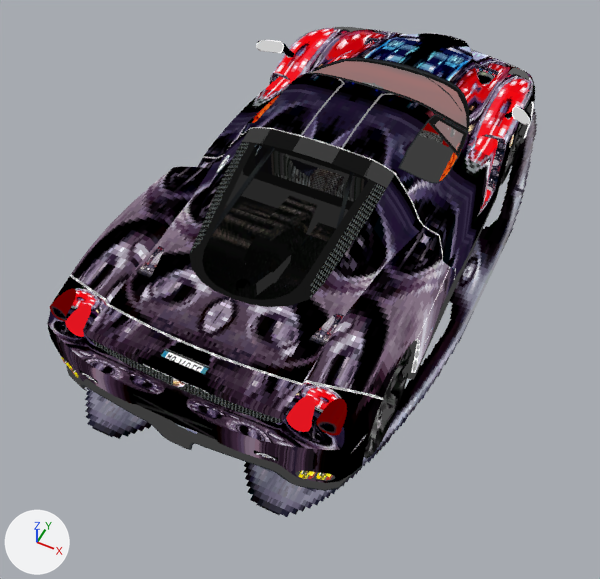
A saved change to the glTF model site/public/outrun-2006-xbox/objects/plcar-fx.glb.
Both versions are drawn from a 50 mm camera at (1.76, -4.15, 4.44) aimed at (-0.01, -0.61, 0.01). The axes (+X, +Y, +Z) are drawn at lower left. The lights are the same throughout. The older version comes first. Vertices at exactly the same position are counted once.

Script lines for the objects in view, before the commit:
```python
me_car = bpy.data.meshes.new('car')
me_car.from_pydata(...)  # 5926 vertices, 9748 faces; spans x -1.16..1.16, y -2.24..2.47, z 0.0..1.16
me_car.materials.append(mat_tex)
me_car.materials.append(mat_tex_001)
me_car.materials.append(mat_tex_002)
me_car.materials.append(mat_tex_003)
me_car.materials.append(mat_tex_004)
me_car.materials.append(mat_tex_005)
me_car.materials.append(mat_tex_006)
me_car.materials.append(mat_tex_007)
me_car.materials.append(mat_tex_008)
me_car.materials.append(mat_tex_009)
me_car.materials.append(mat_tex_010)
me_car.materials.append(mat_tex_011)
me_car.materials.append(mat_tex_012)
me_car.materials.append(mat_tex_013)
me_car.materials.append(mat_tex_014)
me_car.materials.append(mat_tex_015)
me_car.materials.append(mat_tex_016)
me_car.materials.append(mat_tex_017)
me_car.materials.append(mat_tex_018)
me_car.materials.append(mat_tex_019)
me_car.materials.append(mat_tex_020)
me_car.materials.append(mat_tex_021)
me_car.materials.append(mat_tex_022)
me_car.materials.append(mat_tex_023)
me_car.materials.append(mat_tex_024)
me_car.materials.append(mat_tex_025)
me_car.materials.append(mat_tex_026)
me_car.materials.append(mat_tex_027)
me_car.materials.append(mat_tex_028)
me_car.materials.append(mat_tex_029)
me_car.materials.append(mat_tex_030)
me_car.materials.append(mat_tex_031)
me_car.materials.append(mat_tex_032)
me_car.materials.append(mat_tex_033)
me_car.materials.append(mat_wire)
me_car.materials.append(mat_wire_001)
me_car.materials.append(mat_wire_002)
me_car.materials.append(mat_wire_003)
me_car.materials.append(mat_wire_004)
me_car.materials.append(mat_wire_005)
me_car.materials.append(mat_wire_006)
ob_car = bpy.data.objects.new('car', me_car)
ob_car.location = (0.0, 0.0, 0.0)
```
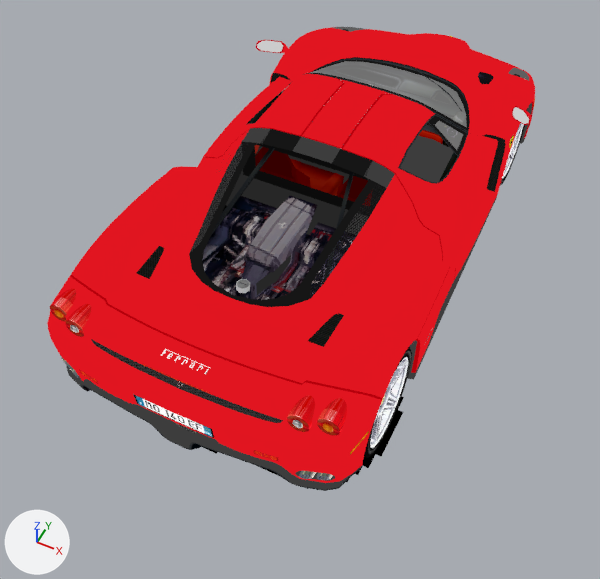
Location of each change, [x1, y1, x2, y2] in pixels of the pictures (600 x 579 px):
part 1 of me_car, recoloured: after [310, 231, 357, 299]
part 2 of me_car, recoloured: [174, 72, 493, 434] in both
part 3 of me_car, recoloured: [161, 330, 432, 374] in both
part 4 of me_car, recoloured: [91, 142, 387, 423] in both
part 5 of me_car, recoloured: [393, 94, 449, 147] in both
part 6 of me_car, recoloured: [133, 394, 214, 438] in both
part 7 of me_car, recoloured: [137, 73, 506, 347] in both
part 8 of me_car, recoloured: before [216, 154, 230, 173]
part 9 of me_car, recoloured: [50, 289, 347, 435] in both
part 10 of me_car, recoloured: [65, 304, 315, 432] in both
part 11 of me_car, recoloured (grey to red): before [418, 130, 443, 144]; after [362, 130, 443, 206]
part 12 of me_car, recoloured: [47, 27, 535, 483] in both
part 13 of me_car, recoloured: before [85, 109, 537, 517]; after [203, 396, 404, 489]
part 14 of me_car, recoloured: before [252, 95, 458, 181]; after [224, 91, 458, 181]
part 15 of me_car, recoloured: after [84, 387, 202, 450]
part 16 of me_car, recoloured: [61, 357, 333, 480] in both
part 17 of me_car, recoloured: before [173, 134, 514, 387]; after [175, 135, 514, 388]
part 18 of me_car, recoloured: [364, 108, 528, 459] in both
part 19 of me_car, recoloured: [70, 30, 534, 400] in both
part 20 of me_car, recoloured: [80, 100, 535, 461] in both

What the commit changed:
me_car has 5926 vertices, 9748 faces and spans x -1.16..1.16, y -2.24..2.47, z 0.0..1.16.
me_car is used by ob_car; location (0.0, 0.0, 0.0).
me_car part 1: 50 faces spanning x -0.62..0.62, y -2.0..-0.57, z 0.67..0.88 switch from mat_tex_001 to mat_tex_012.
me_car part 2: 18 faces spanning x -0.58..0.58, y -2.13..1.88, z 0.28..0.48 switch from mat_tex_002 to mat_tex_017.
me_car part 3: 6 faces spanning x -1.02..1.02, y -2.04..-0.79, z 0.33..0.84 switch from mat_tex_004 to mat_tex_025.
me_car part 4: 42 faces spanning x -0.62..0.62, y -2.1..-0.43, z 0.7..1.08 switch from mat_tex_005 to mat_tex_007.
me_car part 5: 147 faces spanning x -0.67..0.69, y 0.61..1.17, z 0.58..0.82 switch from mat_tex_006 to mat_tex_005.
me_car part 6: 2 faces spanning x -0.25..0.25, y -2.19, z 0.5..0.61 switch from mat_tex_007 to mat_tex_004.
me_car part 7: 140 faces spanning x -1.01..1.01, y -2.12..0.82, z 0.11..0.82 switch from mat_tex_012 to mat_tex.
me_car part 8: 4 faces spanning x -0.65..-0.53, y -0.66..-0.49, z 0.86..0.99 switch from mat_tex_013 to mat_tex_023.
me_car part 9: 308 faces spanning x -0.92..0.92, y -2.02..-1.84, z 0.72..0.86 switch from mat_tex_014 to mat_tex_011.
me_car part 10: 328 faces spanning x -0.77..0.77, y -2.07..-1.89, z 0.72..0.86 switch from mat_tex_016 to mat_tex_009.
me_car part 11: 192 faces spanning x -0.58..0.58, y -0.39..0.68, z 0.22..1.01 switch from mat_tex_017 to mat_tex_006.
me_car part 12: 3648 faces spanning x -1.13..1.07, y -2.21..2.45, z 0.15..1.16 switch from mat_tex_018 to mat_tex_016.
me_car part 13: 32 faces spanning x -1.16..1.16, y -2.21..2.47, z 0.0 switch from mat_tex_020 to mat_tex_010.
me_car part 14: 44 faces spanning x -0.76..0.76, y -0.39..0.81, z 0.21..1.08 switch from mat_tex_021 to mat_tex_028.
me_car part 15: 268 faces spanning x -1.02..1.02, y -2.24..2.34, z 0.12..0.46 switch from mat_tex_025 to mat_tex_019.
me_car part 16: 236 faces spanning x -0.9..0.9, y -2.13..-2.0, z 0.35..0.43 switch from mat_tex_026 to mat_tex_002.
me_car part 17: 6 faces spanning x -0.97..0.97, y -2.1..0.9, z 0.59..0.79 switch from mat_tex_027 to mat_tex_015.
me_car part 18: 1804 faces spanning x -1.0..1.0, y -1.8..1.53, z 0.01..0.71 switch from mat_tex_029 to mat_tex_032.
me_car part 19: 470 faces spanning x -1.13..1.07, y -1.91..2.28, z 0.16..1.15 switch from mat_tex_031 to mat_tex_024.
me_car part 20: 24 faces spanning x -1.01..1.01, y -2.19..1.95, z 0.43..0.83 switch from mat_tex_032 to mat_tex_022.
